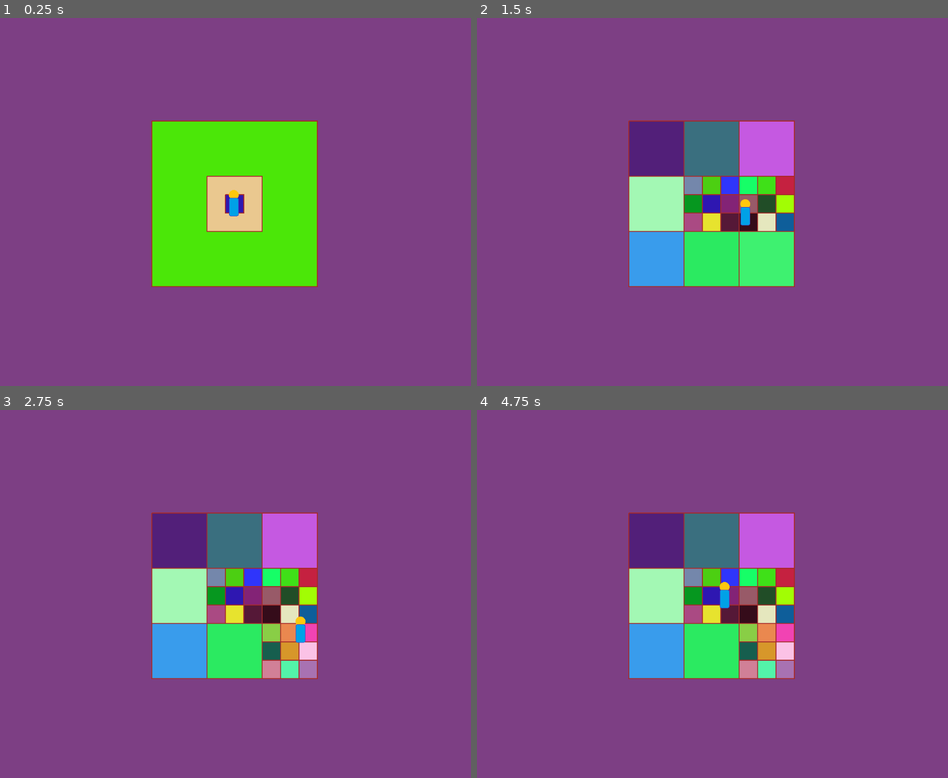
Above: before the commit, frames 1-4 (two rows, left to right).
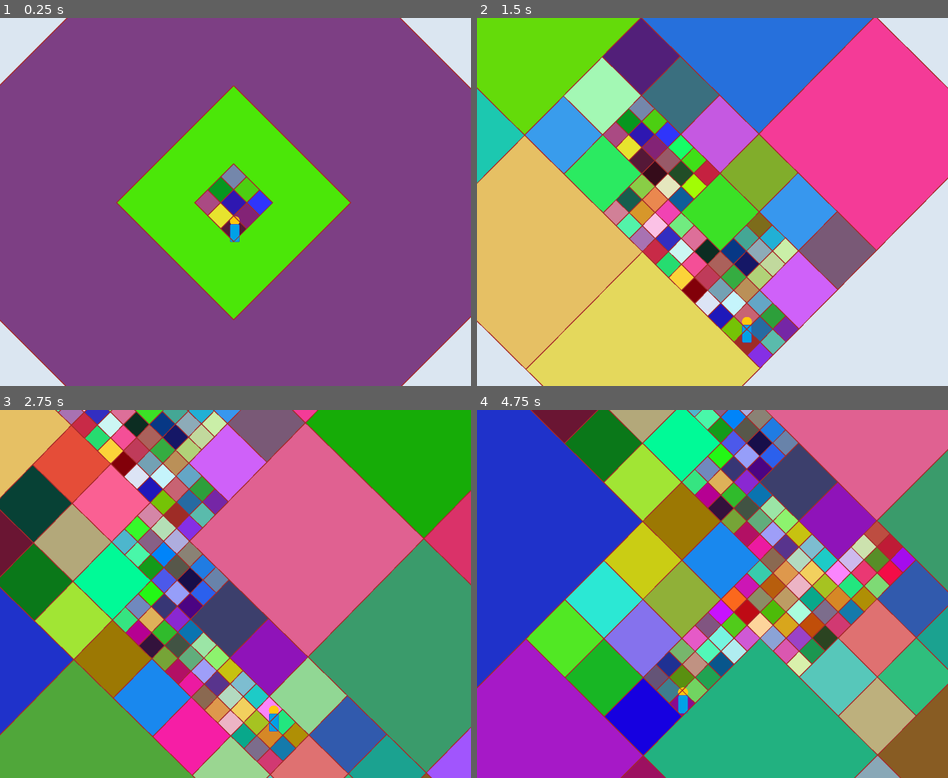
Above: after the commit, the same moments.

Repository: dranorter/2DChunksDemo
Game: Godot game, scene res://Node.tscn
Same seed, same stepped clock (60 frames per second), same inputs: the game is played once before the commit and once after it.
Inputs (mouse positions are in pixels of both pictures, inside the frame that each line leads up to):
- Up to frame 1 (0.25 s): no input
- Up to frame 2 (1.5 s): move the mouse to (816, 183) at 0.52 s; hold Right (ui_right) 0.53-1.28 s; click (816, 183) at 0.67 s; move the mouse to (618, 220) at 1.27 s; hold Down (ui_down) from 1.28 s (still down)
- Up to frame 3 (2.75 s): move the mouse to (282, 513) at 2.02 s; release Down (ui_down) at 2.03 s; hold Right (ui_right) from 2.03 s (still down)
- Up to frame 4 (4.75 s): move the mouse to (688, 667) at 2.77 s; release Right (ui_right) at 2.78 s; hold Up (ui_up) 2.78-3.53 s; click (688, 667) at 2.92 s; move the mouse to (853, 649) at 3.52 s; hold Left (ui_left) from 3.53 s (still down); move the mouse to (571, 538) at 4.27 s

The runs differ from the first frame. In frame 1, 14% of the frame differs, in the area x 0-100%, y 0-100%; in frame 2, 100%; in frame 3, 100%; in frame 4, 100%.

Commit message:
Working Gravity

Diff:
--- a/Area2D.gd
+++ b/Area2D.gd
@@ -1,30 +1 @@
 extends Area2D
-
-signal player_moved
-# Declare member variables here. Examples:
-# var a = 2
-# var b = "text"
-
-
-# Called when the node enters the scene tree for the first time.
-func _ready():
-	pass # Replace with function body.
-
-
-# Called every frame. 'delta' is the elapsed time since the previous frame.
-func _process(delta):
-	var velocity = Vector2()
-	if Input.is_action_pressed("ui_right"):
-		velocity.x += 100
-	if Input.is_action_pressed("ui_left"):
-		velocity.x -= 100
-	if Input.is_action_pressed("ui_down"):
-		velocity.y += 100
-	if Input.is_action_pressed("ui_up"):
-		velocity.y -= 100
-	if velocity.length() > 0:
-		$AnimatedSprite.play()
-		position += velocity*delta
-		emit_signal("player_moved", position)
-	else:
-		$AnimatedSprite.stop()
--- a/Chunk2D.gd
+++ b/Chunk2D.gd
@@ -24,9 +24,13 @@
 	$Square.color = Color(randf(), randf(), randf())
 	#$Square.color = Color(0.094353, 0.081055, 0.324219)
 	start_search_point = self
+	$Square/StaticBody2D/CollisionShape2D.set_deferred("disabled", true)
 
 func set_color(c):
 	$Square.color = c
+
+func make_solid(solidity):
+	$Square/StaticBody2D/CollisionShape2D.set_deferred("disabled",solidity)
 
 func set_chunk_level(n):
 	chunk_level = n
@@ -69,7 +73,7 @@
 	cached_abs_pos = pos
 	return pos
 
-func _on_Area2D_player_moved(pos):
+func _on_player_moved(pos):
 	# The *original* chunk receives this
 	# instead of the top-level chunk. Gotta convert
 	# coords before handing off.
@@ -182,111 +186,141 @@
 							remove_child(newchild)
 
 				if has_meta("Biome"):
-					for ch in get_chunk_children(): ch.set_meta("Biome", get_meta("Biome"))
+					var grass_color = Color(.1,.7,.1)
+					var space_color = Color(0.094353, 0.081055, 0.324219)
+					var dirt_color = Color(0.300781, 0.238694, 0.091644)
+					# Copy parent by default
+					for ch in get_chunk_children():
+						ch.set_meta("Biome", get_meta("Biome"))
+						ch.set_color($Square.color)
 					if get_meta("Biome") == "planet":
-						nw_child.set_meta("Biome","nw_edge")
-						ne_child.set_meta("Biome", "ne_edge")
-						sw_child.set_meta("Biome", "sw_edge")
-						se_child.set_meta("Biome", "se_edge")
+						for ch in get_chunk_children():
+							ch.set_meta("planet radius", get_size().x/3.0)
+							ch.set_meta("planet center", get_size() /2.0)
+						nw_child.set_meta("Biome","crust")
+						ne_child.set_meta("Biome", "crust")
+						sw_child.set_meta("Biome", "crust")
+						se_child.set_meta("Biome", "crust")
 						n_child.set_color(Color(.1,.7,.1))
 						s_child.set_color(Color(.1,.7,.1))
 						e_child.set_color(Color(.1,.7,.1))
 						w_child.set_color(Color(.1,.7,.1))
-						c_child.set_color(Color(.1,.7,.1))
-						n_child.set_meta("Biome", "n_edge")
-						s_child.set_meta("Biome", "s_edge")
-						e_child.set_meta("Biome", "e_edge")
-						w_child.set_meta("Biome", "w_edge")
+						c_child.set_color(dirt_color)
+						c_child.set_meta("Biome", "dirt")
+						n_child.set_meta("Biome", "crust")
+						s_child.set_meta("Biome", "crust")
+						e_child.set_meta("Biome", "crust")
+						w_child.set_meta("Biome", "crust")
 					if get_meta("Biome") == "dirt":
 						for ch in get_chunk_children():
 							ch.set_meta("Biome", "dirt")
-							ch.set_color(Color(0.300781, 0.238694, 0.091644))
-
-					if get_meta("Biome") == "n_edge":
+							ch.set_color(dirt_color)
+							ch.make_solid(true)
+						# We don't need to be solid anymore
+						make_solid(false)
+					if get_meta("Biome") == "crust":
+						#print("Breaking down some crust. Planet position is "+str(get_meta("planet center")))
 						for ch in get_chunk_children():
-							ch.set_meta("Biome", "dirt")
-							ch.set_color(Color(0.300781, 0.238694, 0.091644))
-						nw_child.set_meta("Biome", "nw_edge")
-						n_child.set_meta("Biome", "n_edge")
-						ne_child.set_meta("Biome", "ne_edge")
-						nw_child.set_color(Color(.1,.7,.1))
-						n_child.set_color(Color(.1,.7,.1))
-						ne_child.set_color(Color(.1,.7,.1))
-					if get_meta("Biome") == "w_edge":
-						for ch in get_chunk_children():
-							ch.set_meta("Biome", "dirt")
-							ch.set_color(Color(0.300781, 0.238694, 0.091644))
-						nw_child.set_meta("Biome", "nw_edge")
-						w_child.set_meta("Biome", "w_edge")
-						sw_child.set_meta("Biome", "sw_edge")
-						nw_child.set_color(Color(.1,.7,.1))
-						w_child.set_color(Color(.1,.7,.1))
-						sw_child.set_color(Color(.1,.7,.1))
-					if get_meta("Biome") == "e_edge":
-						for ch in get_chunk_children():
-							ch.set_meta("Biome", "dirt")
-							ch.set_color(Color(0.300781, 0.238694, 0.091644))
-						ne_child.set_meta("Biome", "ne_edge")
-						e_child.set_meta("Biome", "e_edge")
-						se_child.set_meta("Biome", "se_edge")
-						ne_child.set_color(Color(.1,.7,.1))
-						e_child.set_color(Color(.1,.7,.1))
-						se_child.set_color(Color(.1,.7,.1))
-					if get_meta("Biome") == "s_edge":
-						for ch in get_chunk_children():
-							ch.set_meta("Biome", "dirt")
-							ch.set_color(Color(0.300781, 0.238694, 0.091644))
-						sw_child.set_meta("Biome", "sw_edge")
-						s_child.set_meta("Biome", "s_edge")
-						se_child.set_meta("Biome", "se_edge")
-						sw_child.set_color(Color(.1,.7,.1))
-						s_child.set_color(Color(.1,.7,.1))
-						se_child.set_color(Color(.1,.7,.1))
-
-					if get_meta("Biome") == "nw_edge":
-						for ch in get_chunk_children():
-							ch.set_meta("Biome", "dirt")
-							ch.set_color(Color(0.300781, 0.238694, 0.091644))
-						nw_child.set_meta("Biome", "space")
-						n_child.set_meta("Biome", "space")
-						w_child.set_meta("Biome", "space")
-						for ch in [ne_child, c_child, sw_child]:
-							ch.set_meta("Biome", "nw_edge")
-							ch.set_color(Color(.1,.7,.1))
-						ne_child.set_meta("Biome", "n_edge")
-						sw_child.set_meta("Biome", "w_edge")
-					if get_meta("Biome") == "ne_edge":
-						for ch in get_chunk_children():
-							ch.set_meta("Biome", "dirt")
-							ch.set_color(Color(0.300781, 0.238694, 0.091644))
-						ne_child.set_meta("Biome", "space")
-						n_child.set_meta("Biome", "space")
-						e_child.set_meta("Biome", "space")
-						for ch in [nw_child, c_child, se_child]:
-							ch.set_meta("Biome", "ne_edge")
-							ch.set_color(Color(.1,.7,.1))
-					if get_meta("Biome") == "sw_edge":
-						for ch in get_chunk_children():
-							ch.set_meta("Biome", "dirt")
-							ch.set_color(Color(0.300781, 0.238694, 0.091644))
-						sw_child.set_meta("Biome", "space")
-						s_child.set_meta("Biome", "space")
-						w_child.set_meta("Biome", "space")
-						for ch in [nw_child, c_child, se_child]:
-							ch.set_meta("Biome", "sw_edge")
-							ch.set_color(Color(.1,.7,.1))
-					if get_meta("Biome") == "se_edge":
-						for ch in get_chunk_children():
-							ch.set_meta("Biome", "dirt")
-							ch.set_color(Color(0.300781, 0.238694, 0.091644))
-						se_child.set_meta("Biome", "space")
-						s_child.set_meta("Biome", "space")
-						e_child.set_meta("Biome", "space")
-						for ch in [ne_child, c_child, sw_child]:
-							ch.set_meta("Biome", "se_edge")
-							ch.set_color(Color(.1,.7,.1))
-						ne_child.set_meta("Biome", "e_edge")
-						sw_child.set_meta("Biome", "s_edge")
+							var ch_center = ch.position + (ch.get_size()/2.0) + position
+							if ch_center.distance_to(get_meta("planet center")) > get_meta("planet radius") + ch.get_size().x/1.5:
+								# Child is in space
+								ch.set_meta("Biome", "space")
+								ch.set_color(space_color)
+							elif ch_center.distance_to(get_meta("planet center")) < get_meta("planet radius") - ch.get_size().x/1.5:
+								# Child is planet interior
+								ch.set_meta("Biome", "dirt")
+								ch.set_color(dirt_color)
+							else:
+								# Child is crust, just like us! yay!
+								ch.set_meta("Biome", "crust")
+								ch.set_meta("planet center", get_meta("planet center") - position)
+								ch.set_meta("planet radius", get_meta("planet radius"))
+								ch.set_color(grass_color)
+#					if get_meta("Biome") == "n_edge":
+#						for ch in get_chunk_children():
+#							ch.set_meta("Biome", "dirt")
+#							ch.set_color(Color(0.300781, 0.238694, 0.091644))
+#						nw_child.set_meta("Biome", "nw_edge")
+#						n_child.set_meta("Biome", "n_edge")
+#						ne_child.set_meta("Biome", "ne_edge")
+#						nw_child.set_color(Color(.1,.7,.1))
+#						n_child.set_color(Color(.1,.7,.1))
+#						ne_child.set_color(Color(.1,.7,.1))
+#					if get_meta("Biome") == "w_edge":
+#						for ch in get_chunk_children():
+#							ch.set_meta("Biome", "dirt")
+#							ch.set_color(Color(0.300781, 0.238694, 0.091644))
+#						nw_child.set_meta("Biome", "nw_edge")
+#						w_child.set_meta("Biome", "w_edge")
+#						sw_child.set_meta("Biome", "sw_edge")
+#						nw_child.set_color(Color(.1,.7,.1))
+#						w_child.set_color(Color(.1,.7,.1))
+#						sw_child.set_color(Color(.1,.7,.1))
+#					if get_meta("Biome") == "e_edge":
+#						for ch in get_chunk_children():
+#							ch.set_meta("Biome", "dirt")
+#							ch.set_color(Color(0.300781, 0.238694, 0.091644))
+#						ne_child.set_meta("Biome", "ne_edge")
+#						e_child.set_meta("Biome", "e_edge")
+#						se_child.set_meta("Biome", "se_edge")
+#						ne_child.set_color(Color(.1,.7,.1))
+#						e_child.set_color(Color(.1,.7,.1))
+#						se_child.set_color(Color(.1,.7,.1))
+#					if get_meta("Biome") == "s_edge":
+#						for ch in get_chunk_children():
+#							ch.set_meta("Biome", "dirt")
+#							ch.set_color(Color(0.300781, 0.238694, 0.091644))
+#						sw_child.set_meta("Biome", "sw_edge")
+#						s_child.set_meta("Biome", "s_edge")
+#						se_child.set_meta("Biome", "se_edge")
+#						sw_child.set_color(Color(.1,.7,.1))
+#						s_child.set_color(Color(.1,.7,.1))
+#						se_child.set_color(Color(.1,.7,.1))
+#
+#					if get_meta("Biome") == "nw_edge":
+#						for ch in get_chunk_children():
+#							ch.set_meta("Biome", "dirt")
+#							ch.set_color(Color(0.300781, 0.238694, 0.091644))
+#						nw_child.set_meta("Biome", "space")
+#						n_child.set_meta("Biome", "space")
+#						w_child.set_meta("Biome", "space")
+#						for ch in [ne_child, c_child, sw_child]:
+#							ch.set_meta("Biome", "nw_edge")
+#							ch.set_color(Color(.1,.7,.1))
+#						ne_child.set_meta("Biome", "n_edge")
+#						sw_child.set_meta("Biome", "w_edge")
+#					if get_meta("Biome") == "ne_edge":
+#						for ch in get_chunk_children():
+#							ch.set_meta("Biome", "dirt")
+#							ch.set_color(Color(0.300781, 0.238694, 0.091644))
+#						ne_child.set_meta("Biome", "space")
+#						n_child.set_meta("Biome", "space")
+#						e_child.set_meta("Biome", "space")
+#						for ch in [nw_child, c_child, se_child]:
+#							ch.set_meta("Biome", "ne_edge")
+#							ch.set_color(Color(.1,.7,.1))
+#					if get_meta("Biome") == "sw_edge":
+#						for ch in get_chunk_children():
+#							ch.set_meta("Biome", "dirt")
+#							ch.set_color(Color(0.300781, 0.238694, 0.091644))
+#						sw_child.set_meta("Biome", "space")
+#						s_child.set_meta("Biome", "space")
+#						w_child.set_meta("Biome", "space")
+#						for ch in [nw_child, c_child, se_child]:
+#							ch.set_meta("Biome", "sw_edge")
+#							ch.set_color(Color(.1,.7,.1))
+#					if get_meta("Biome") == "se_edge":
+#						for ch in get_chunk_children():
+#							ch.set_meta("Biome", "dirt")
+#							ch.set_color(Color(0.300781, 0.238694, 0.091644))
+#						se_child.set_meta("Biome", "space")
+#						s_child.set_meta("Biome", "space")
+#						e_child.set_meta("Biome", "space")
+#						for ch in [ne_child, c_child, sw_child]:
+#							ch.set_meta("Biome", "se_edge")
+#							ch.set_color(Color(.1,.7,.1))
+#						ne_child.set_meta("Biome", "e_edge")
+#						sw_child.set_meta("Biome", "s_edge")
 			# Now pass the task to the correct child
 			for child in get_chunk_children():
 				if child.contains(pos - position):
--- a/Node.gd
+++ b/Node.gd
@@ -5,15 +5,17 @@
 # var a = 2
 # var b = "text"
 
+var planet1
+var planet2
 
 # Called when the node enters the scene tree for the first time.
 func _ready():
 	# Make some far-away chunks
-	$Area2D/notchunk/chunknetwork.generate_near(Vector2(10000,10000),10)
+	$notchunk/chunknetwork.generate_near(Vector2(10000,10000),10)
 	# Now our root chunk should be the biggest one.
 	# We should have a nice, big, far-away chunk in the upper right.
-	var planet1 = $Area2D/notchunk.get_child(0).generate_near(Vector2(-10000,-10000),5)
-	var planet2 = $Area2D/notchunk.get_child(0).generate_near(Vector2(30000,30000),6)
+	planet1 = $notchunk.get_child(0).generate_near(Vector2(-10000,-10000),5)
+	planet2 = $notchunk.get_child(0).generate_near(Vector2(30000,30000),6)
 
 	planet1.set_meta("Biome", "planet")
 	planet2.set_meta("Biome", "planet")
@@ -24,8 +26,3 @@
 	#$notchunk.get_child(0).get_child(2).set_color(Color(.1,.7,.1))
 	#print(len($notchunk.get_child(0).get_child(2).get_chunk_children()))
 	#print($notchunk.get_child(0).get_child(1).position)
-
-
-# Called every frame. 'delta' is the elapsed time since the previous frame.
-#func _process(delta):
-#	pass
--- a/Node.tscn
+++ b/Node.tscn
@@ -6,6 +6,7 @@
 [ext_resource path="res://Camera2D.gd" type="Script" id=4]
 [ext_resource path="res://Node2D.tscn" type="PackedScene" id=5]
 [ext_resource path="res://Node.gd" type="Script" id=6]
+[ext_resource path="res://Player.gd" type="Script" id=7]
 
 [sub_resource type="SpriteFrames" id=1]
 animations = [ {
@@ -18,39 +19,51 @@
 [sub_resource type="CapsuleShape2D" id=2]
 radius = 24.5588
 
+[sub_resource type="RectangleShape2D" id=3]
+extents = Vector2( 651.423, 495.796 )
+
 [node name="Node" type="Node"]
 script = ExtResource( 6 )
 
-[node name="Area2D" type="Area2D" parent="."]
-position = Vector2( 435, 265 )
-z_index = 2
-script = ExtResource( 3 )
+[node name="notchunk" type="Node" parent="."]
 
-[node name="notchunk" type="Node" parent="Area2D"]
-
-[node name="chunknetwork" parent="Area2D/notchunk" instance=ExtResource( 5 )]
+[node name="chunknetwork" parent="notchunk" instance=ExtResource( 5 )]
 position = Vector2( 416.616, 252.233 )
 
-[node name="AnimatedSprite" type="AnimatedSprite" parent="Area2D"]
+[node name="Player" type="KinematicBody2D" parent="."]
+position = Vector2( 435, 265 )
+script = ExtResource( 7 )
+
+[node name="AnimatedSprite" type="AnimatedSprite" parent="Player"]
 position = Vector2( 1.25391, 1.19629 )
 scale = Vector2( 0.2, 0.2 )
 frames = SubResource( 1 )
 
-[node name="Camera2D" type="Camera2D" parent="Area2D/AnimatedSprite"]
+[node name="Camera2D" type="Camera2D" parent="Player/AnimatedSprite"]
 position = Vector2( 11.0283, 10.9871 )
 scale = Vector2( 5, 5 )
+rotating = true
 current = true
 drag_margin_h_enabled = true
 drag_margin_v_enabled = true
 smoothing_enabled = true
-drag_margin_left = 0.8
-drag_margin_top = 0.7
-drag_margin_right = 0.8
-drag_margin_bottom = 0.8
+smoothing_speed = 8.0
+drag_margin_left = 0.4
+drag_margin_top = 0.4
+drag_margin_right = 0.4
+drag_margin_bottom = 0.4
 editor_draw_drag_margin = true
 script = ExtResource( 4 )
 
-[node name="CollisionShape2D" type="CollisionShape2D" parent="Area2D"]
+[node name="CollisionShape2D" type="CollisionShape2D" parent="Player"]
 position = Vector2( -2.54907, 5.70837 )
 shape = SubResource( 2 )
-[connection signal="player_moved" from="Area2D" to="Area2D/notchunk/chunknetwork" method="_on_Area2D_player_moved"]
+
+[node name="Area2D" type="Area2D" parent="Player"]
+z_index = 2
+gravity_point = true
+script = ExtResource( 3 )
+
+[node name="CollisionShape2D" type="CollisionShape2D" parent="Player/Area2D"]
+shape = SubResource( 3 )
+[connection signal="player_moved" from="Player" to="notchunk/chunknetwork" method="_on_player_moved"]
--- a/Node2D.tscn
+++ b/Node2D.tscn
@@ -1,10 +1,15 @@
-[gd_scene load_steps=3 format=2]
+[gd_scene load_steps=5 format=2]
 
 [ext_resource path="res://Chunk2D.gd" type="Script" id=1]
 [ext_resource path="res://Line2D.gd" type="Script" id=2]
+[ext_resource path="res://SquareGrid.tscn" type="PackedScene" id=3]
+
+[sub_resource type="RectangleShape2D" id=1]
+extents = Vector2( 0.5, 0.5 )
 
 [node name="Node2D" type="Node2D"]
 script = ExtResource( 1 )
+chunk_template = ExtResource( 3 )
 
 [node name="Square" type="Polygon2D" parent="."]
 process_priority = -1
@@ -18,3 +23,12 @@
 width = 0.05
 default_color = Color( 0.654902, 0.168627, 0.168627, 1 )
 script = ExtResource( 2 )
+
+[node name="StaticBody2D" type="StaticBody2D" parent="Square"]
+scale = Vector2( 0.025, 0.025 )
+
+[node name="CollisionShape2D" type="CollisionShape2D" parent="Square/StaticBody2D"]
+position = Vector2( 20, 20 )
+scale = Vector2( 40, 40 )
+shape = SubResource( 1 )
+disabled = true
--- /dev/null
+++ b/Player.gd
@@ -0,0 +1,32 @@
+extends KinematicBody2D
+
+signal player_moved
+
+var velocity
+
+func _ready():
+	velocity = 0
+
+# Called every frame. 'delta' is the elapsed time since the previous frame.
+func _process(delta):
+	var velocity = Vector2()
+	if Input.is_action_pressed("ui_right"):
+		velocity -= 300 * $Area2D.gravity_vec.normalized().rotated(TAU/4)
+	if Input.is_action_pressed("ui_left"):
+		velocity += 300 * $Area2D.gravity_vec.normalized().rotated(TAU/4)
+	if Input.is_action_pressed("ui_down"):
+		velocity += 300 * $Area2D.gravity_vec.normalized()
+	if Input.is_action_pressed("ui_up"):
+		velocity -= 300 * $Area2D.gravity_vec.normalized()
+	if velocity.length() > 0:
+		$AnimatedSprite.play()
+		position += velocity*delta
+		emit_signal("player_moved", position)
+	else:
+		$AnimatedSprite.stop()
+	$Area2D.gravity_vec = get_parent().planet2.absolute_ish_position() + get_parent().planet2.get_size()/2 - position
+	$AnimatedSprite.set_rotation($Area2D.gravity_vec.angle()-TAU/4)#(-atan2($Area2D.gravity_vec.y, $Area2D.gravity_vec.x))
+
+func _physics_process(delta):
+	move_and_collide($Area2D.gravity_vec/10000)
+	emit_signal("player_moved", position)
Not shown: 1 places in Node.tscn that only renumber resources
Not shown, added: .gitignore
